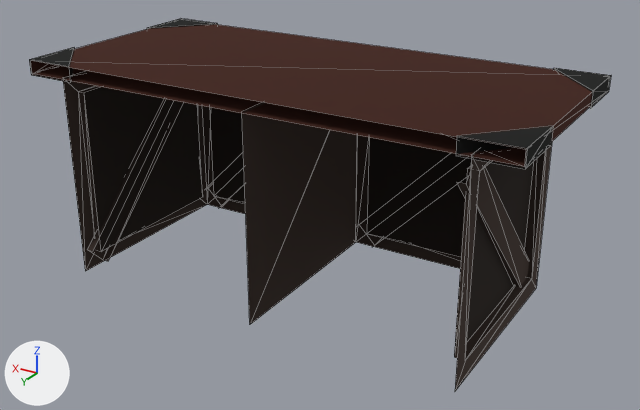
The glTF model assets/models/CrudeTable.glb: old version first, new version second.
Before and after are seen from a 50 mm lens placed at (-2.178, 2.524, 1.56), pointed at (-0.672, 0.013, 0.304). The axes (+X, +Y, +Z) are drawn at lower left. The lights are the same throughout. The picture after the commit comes second. Mesh edges are drawn as thin lines. Where no turn or scale is listed for an object, it has been applied to the vertices.

In view in the first picture: 'crudeTable'.
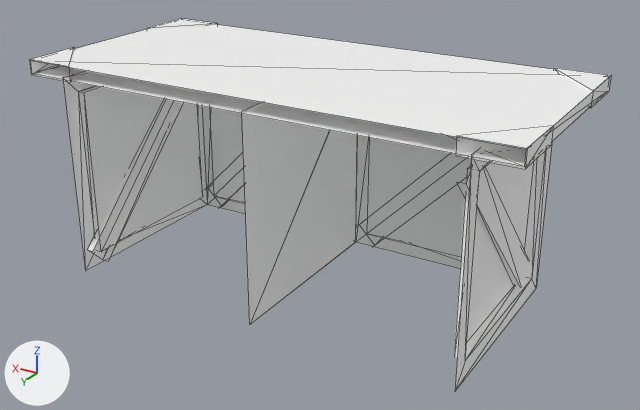
The newer file is also rescaled (x2.659), turned or shifted as a whole; pictures and numbers use the older file's frame.

The change in detail:
Material 'DefaultMaterial' (mat_defaultmaterial) is new.
Its base color is (1.0, 1.0, 1.0) (white #ffffff).
Its metallic is 1.0.
Its roughness is 1.0.
me_mesh_0 has 110 vertices, 138 faces and spans x -0.9..0.91, y -0.46..0.38, z 0.0..0.8.
me_mesh_0 no longer uses material mat_furniturematerial (picture img_image_0).
me_mesh_0 gains material mat_defaultmaterial (white #ffffff).

Location of each change, (x1, y1, x2, y2) in pixels of the pictures (640 x 410 px):
'crudeTable', recoloured (lighter)
    both: (29, 19, 611, 390)
